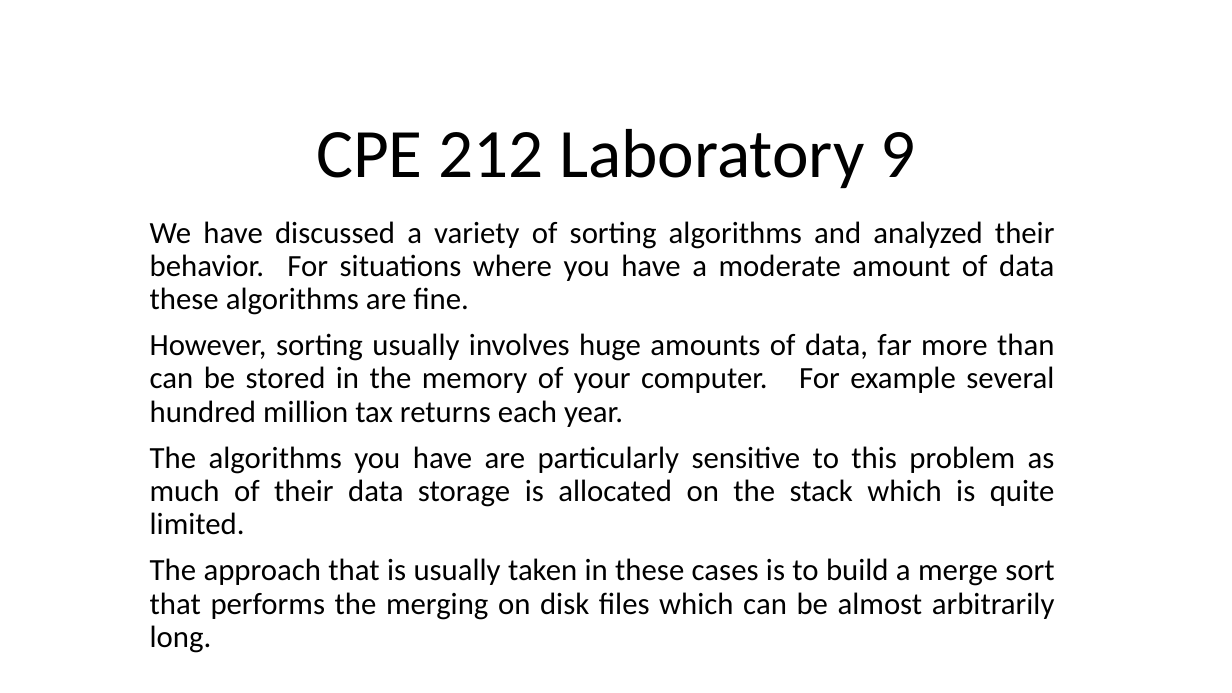
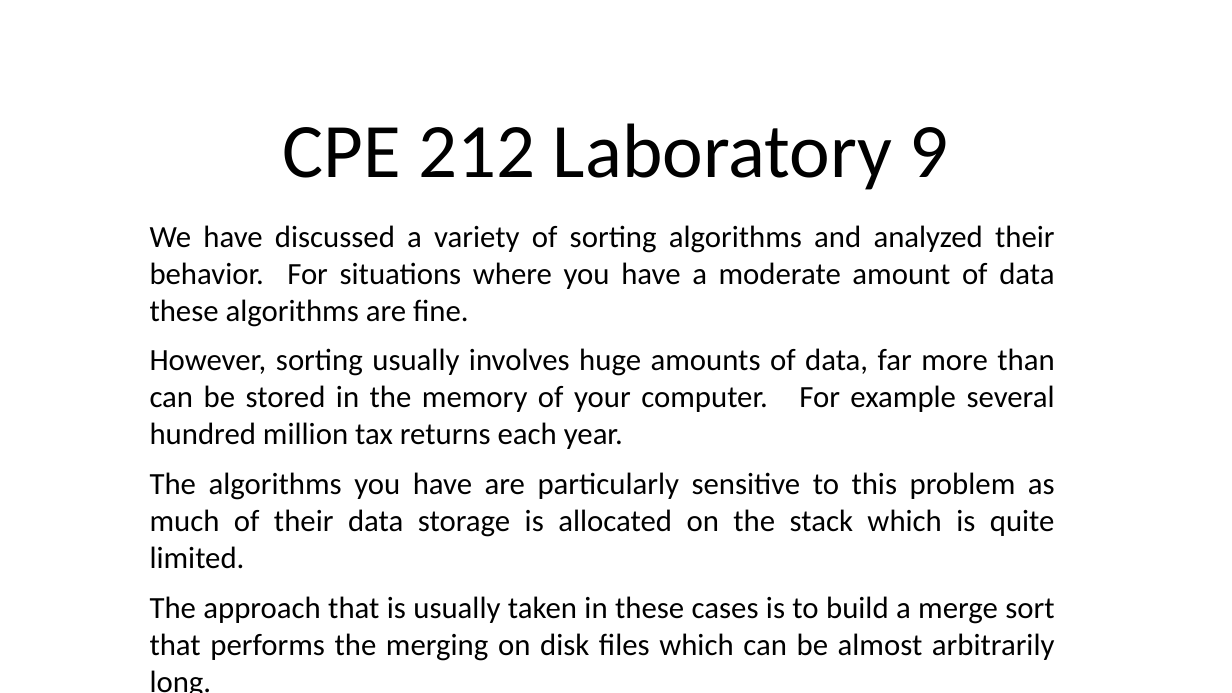
Before and after one commit to robotcorner/CPE212-Data-Structures-Cpp, a slide deck: slide 1 of lab9/CPE 212 Laboratory 9.pptx. Drawn at 1232x693 pixels with LibreOffice and Linux fonts; fonts in the diff are those of the drawing. Boxes give left, top, right and bottom in pixels: in the first picture for what was removed or moved away, otherwise in the second. Text is boxed around its words. In the diff, an @@ line names an element or a change of style, - is before the commit and + after.

```diff
--- a/lab9/CPE 212 Laboratory 9.pptx
+++ b/lab9/CPE 212 Laboratory 9.pptx
@@ text "CPE 212 Laboratory 9" at [283,123,949,190]: size 54 to 60 pt; line spacing 0.9 to 1 @@
@@ text "We have discussed a variety ..." at [150,225,1055,661]: line spacing 0.9 to 1 @@
```
Also in this commit, not shown: 2 other slides changed, 3 other files.
